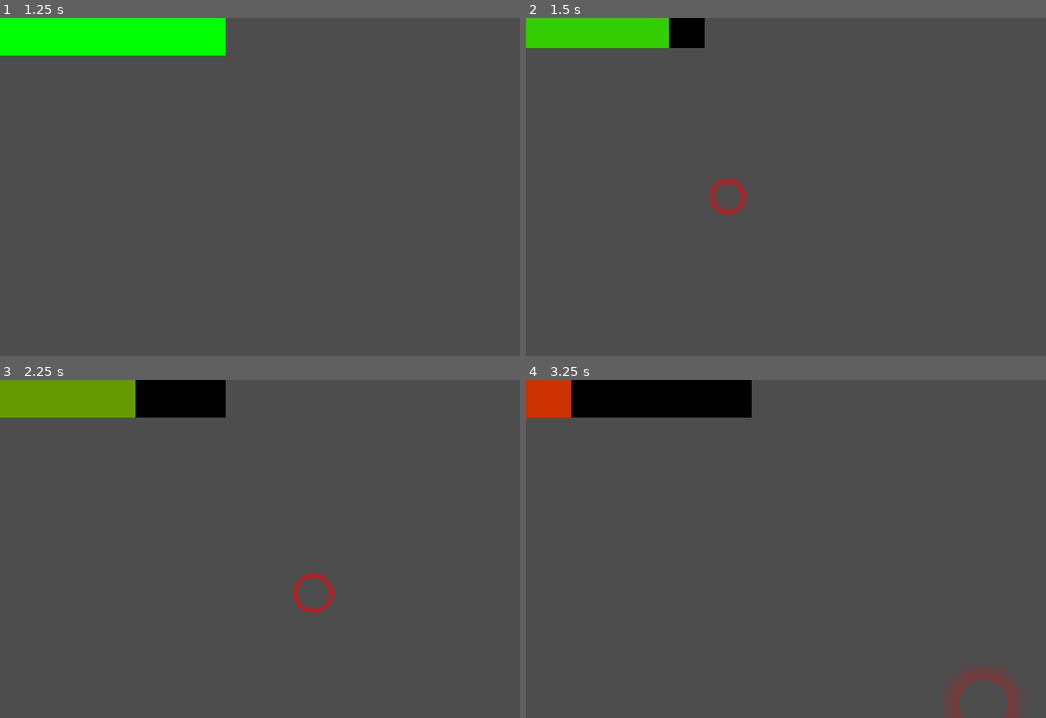
Above: before the commit, frames 1-4 (two rows, left to right).
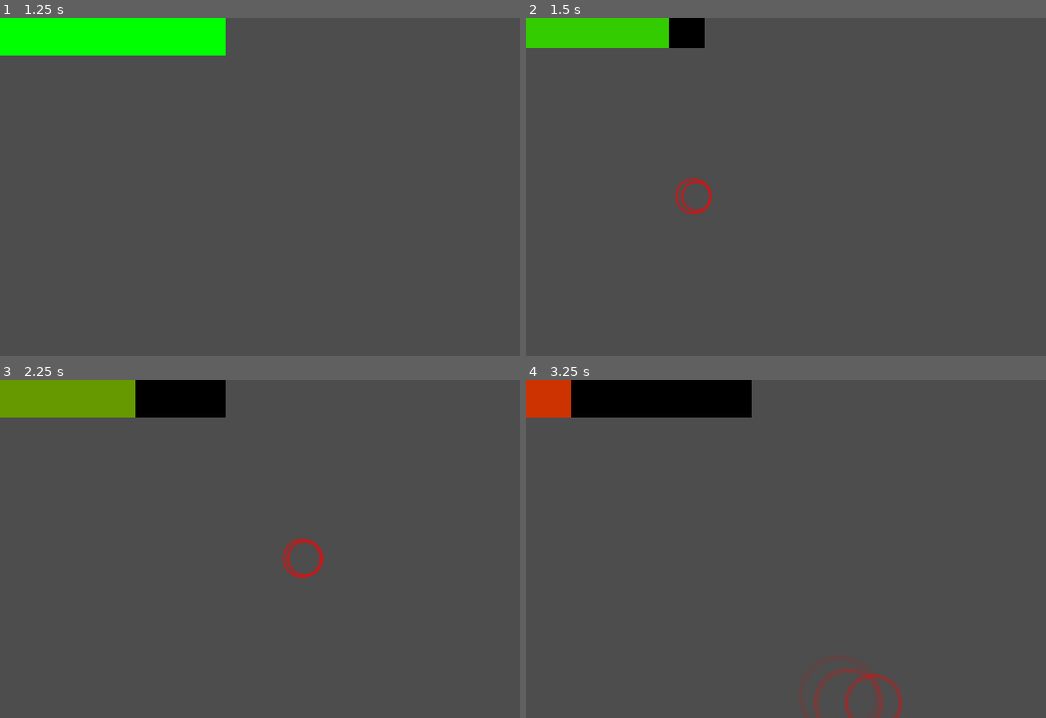
Above: after the commit, the same moments.

Repository: SabrinaRoss/Ludum-Dare-56
Game: Godot game, scene res://src/main/main.tscn
The game is run twice, just before and just after one commit, with the same random seed, the same clock (stepped at 60 frames per second) and the same inputs. The engine's default icon, where the game draws it, is replaced by a stand-in: a white triangle on a blue panel in a dark square.
Inputs (mouse positions are in pixels of both pictures, inside the frame that each line leads up to):
- Up to frame 1 (1.25 s): click "Start" at 0.5 s
- Up to frame 2 (1.5 s): tap Enter at 1.25 s; move the mouse to (957, 170) at 1.27 s; hold D (right) from 1.28 s (still down); hold 1 from 1.28 s (still down)
- Up to frame 3 (2.25 s): move the mouse to (182, 565) at 2.02 s; release D (right) at 2.03 s; release 1 at 2.03 s; hold S (down) from 2.03 s (still down); click (182, 565) at 2.1 s
- Up to frame 4 (3.25 s): tap 1 at 2.3 s; move the mouse to (884, 474) at 2.77 s; release S (down) at 2.78 s; hold D (right) from 2.78 s (still down); hold 1 from 2.78 s (still down); tap Space (roll) at 2.85 s

Frame 1 is identical in both runs. In frame 2, 0.5% of the frame differs, in the area x 28-43%, y 47-59%; in frame 3, 0.5%; in frame 4, 1.1%, in the area x 55-95%, y 85-100%.
Error before the commit: Invalid access to property or key 'position' on a base object of type 'null instance'. (res://src/entities/boss/Beetle/BeetleAI.gd:75)

Commit message:
Added borders to levels and organization nodes

Diff:
--- a/src/entities/player/player.gd
+++ b/src/entities/player/player.gd
@@ -154,7 +154,8 @@
 	Singleton.health_bar_scene.damageAnimation()
 	var dmg_ind = damage_indicator.instantiate()
 	dmg_ind.setIntensity(damage)
-	add_child(dmg_ind)
+	Singleton.main.curEffectsNode.add_child(dmg_ind)
+	dmg_ind.position = position
 	if cur_health <= 0:
 		Singleton.main.death()
 
--- a/src/main/Level 1.tscn
+++ b/src/main/Level 1.tscn
@@ -1,8 +1,13 @@
-[gd_scene load_steps=4 format=3 uid="uid://b441ummmk1l26"]
+[gd_scene load_steps=5 format=3 uid="uid://b441ummmk1l26"]
 
 [ext_resource type="PackedScene" uid="uid://bmkjq2v77ou1d" path="res://src/entities/player/player_ant.tscn" id="1_o7ecf"]
 [ext_resource type="PackedScene" uid="uid://db4onktx5rhfw" path="res://src/main/Health Bar.tscn" id="2_uqitk"]
-[ext_resource type="PackedScene" uid="uid://bvnme36cdfxnr" path="res://src/entities/boss/Beetle/BeetleScene.tscn" id="3_0bw0x"]
+
+[sub_resource type="RectangleShape2D" id="RectangleShape2D_ehqe3"]
+size = Vector2(20, 180)
+
+[sub_resource type="RectangleShape2D" id="RectangleShape2D_f656i"]
+size = Vector2(320, 20)
 
 [node name="Level1" type="Node2D"]
 process_mode = 3
@@ -12,5 +17,24 @@
 
 [node name="HealthBar" parent="." instance=ExtResource("2_uqitk")]
 
-[node name="BeetleScene" parent="." instance=ExtResource("3_0bw0x")]
-position = Vector2(45, 21)
+[node name="Effects" type="Node" parent="."]
+
+[node name="Projectiles" type="Node" parent="."]
+
+[node name="Walls" type="StaticBody2D" parent="."]
+
+[node name="CollisionShape2D" type="CollisionShape2D" parent="Walls"]
+position = Vector2(-10, 90)
+shape = SubResource("RectangleShape2D_ehqe3")
+
+[node name="CollisionShape2D2" type="CollisionShape2D" parent="Walls"]
+position = Vector2(330, 90)
+shape = SubResource("RectangleShape2D_ehqe3")
+
+[node name="CollisionShape2D3" type="CollisionShape2D" parent="Walls"]
+position = Vector2(160, -10)
+shape = SubResource("RectangleShape2D_f656i")
+
+[node name="CollisionShape2D4" type="CollisionShape2D" parent="Walls"]
+position = Vector2(160, 190)
+shape = SubResource("RectangleShape2D_f656i")
--- a/src/main/Level 2.tscn
+++ b/src/main/Level 2.tscn
@@ -1,8 +1,14 @@
-[gd_scene load_steps=4 format=3 uid="uid://mivgkrnbtiw3"]
+[gd_scene load_steps=6 format=3 uid="uid://mivgkrnbtiw3"]
 
 [ext_resource type="PackedScene" uid="uid://ep7y72lycq5p" path="res://src/entities/boss/squirrel/squirrel.tscn" id="1_7alo3"]
 [ext_resource type="PackedScene" uid="uid://t2oal6prg838" path="res://src/entities/player/player_beetle.tscn" id="2_lvcr3"]
 [ext_resource type="PackedScene" uid="uid://db4onktx5rhfw" path="res://src/main/Health Bar.tscn" id="3_ade2g"]
+
+[sub_resource type="RectangleShape2D" id="RectangleShape2D_n8ndl"]
+size = Vector2(20, 180)
+
+[sub_resource type="RectangleShape2D" id="RectangleShape2D_0lrwo"]
+size = Vector2(320, 20)
 
 [node name="Level2" type="Node2D"]
 
@@ -16,3 +22,25 @@
 position = Vector2(56, 84)
 
 [node name="HealthBar" parent="." instance=ExtResource("3_ade2g")]
+
+[node name="Effects" type="Node" parent="."]
+
+[node name="Projectiles" type="Node" parent="."]
+
+[node name="Walls" type="StaticBody2D" parent="."]
+
+[node name="CollisionShape2D" type="CollisionShape2D" parent="Walls"]
+position = Vector2(-10, 90)
+shape = SubResource("RectangleShape2D_n8ndl")
+
+[node name="CollisionShape2D2" type="CollisionShape2D" parent="Walls"]
+position = Vector2(330, 90)
+shape = SubResource("RectangleShape2D_n8ndl")
+
+[node name="CollisionShape2D3" type="CollisionShape2D" parent="Walls"]
+position = Vector2(160, -10)
+shape = SubResource("RectangleShape2D_0lrwo")
+
+[node name="CollisionShape2D4" type="CollisionShape2D" parent="Walls"]
+position = Vector2(160, 190)
+shape = SubResource("RectangleShape2D_0lrwo")
--- a/src/main/Level 3.tscn
+++ b/src/main/Level 3.tscn
@@ -7,6 +7,12 @@
 
 [sub_resource type="ShaderMaterial" id="ShaderMaterial_qxeix"]
 shader = ExtResource("1_wb4ev")
+
+[sub_resource type="RectangleShape2D" id="RectangleShape2D_xb80f"]
+size = Vector2(20, 180)
+
+[sub_resource type="RectangleShape2D" id="RectangleShape2D_dyxn6"]
+size = Vector2(320, 20)
 
 [node name="Level3" type="Node2D"]
 process_mode = 1
@@ -21,3 +27,25 @@
 position = Vector2(34, 112)
 
 [node name="HealthBar" parent="." instance=ExtResource("3_6iqn2")]
+
+[node name="Effects" type="Node" parent="."]
+
+[node name="Projectiles" type="Node" parent="."]
+
+[node name="Walls" type="StaticBody2D" parent="."]
+
+[node name="CollisionShape2D" type="CollisionShape2D" parent="Walls"]
+position = Vector2(-10, 90)
+shape = SubResource("RectangleShape2D_xb80f")
+
+[node name="CollisionShape2D2" type="CollisionShape2D" parent="Walls"]
+position = Vector2(330, 90)
+shape = SubResource("RectangleShape2D_xb80f")
+
+[node name="CollisionShape2D3" type="CollisionShape2D" parent="Walls"]
+position = Vector2(160, -10)
+shape = SubResource("RectangleShape2D_dyxn6")
+
+[node name="CollisionShape2D4" type="CollisionShape2D" parent="Walls"]
+position = Vector2(160, 190)
+shape = SubResource("RectangleShape2D_dyxn6")
--- a/src/main/main.gd
+++ b/src/main/main.gd
@@ -12,6 +12,9 @@
 var level2Scene = load("res://src/main/Level 2.tscn")
 var level3Scene = load("res://src/main/Level 3.tscn")
 var gameScene
+
+var curEffectsNode
+var curProjectilesNode
 
 # Called when the node enters the scene tree for the first time.
 func _ready() -> void:
@@ -48,6 +51,8 @@
 		gameScene = level3Scene.instantiate()
 	add_child(gameScene)
 	gameScene.process_mode = PROCESS_MODE_PAUSABLE
+	curEffectsNode = gameScene.get_node("Effects")
+	curProjectilesNode = gameScene.get_node("Projectiles")
 
 func death() -> void:
 	get_tree().paused = true
Not shown: 1 places in src/main/Level 3.tscn that only renumber resources
